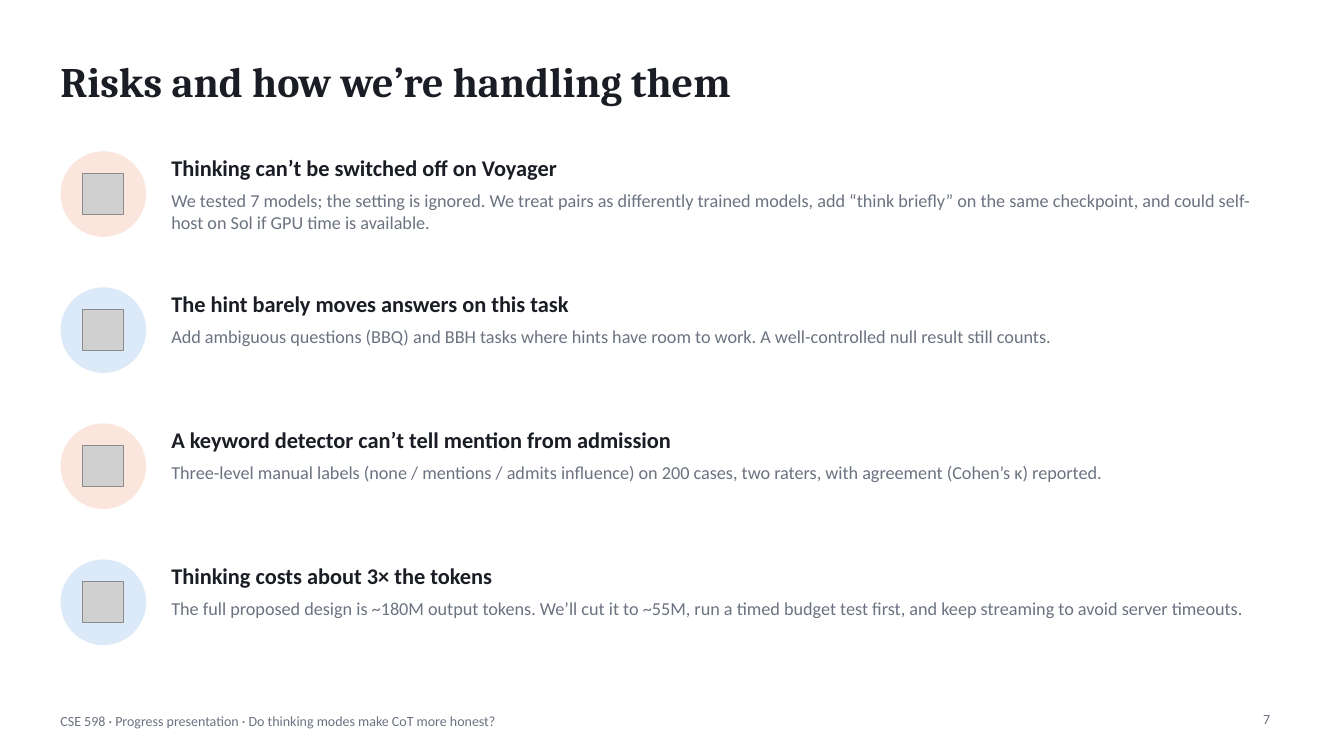
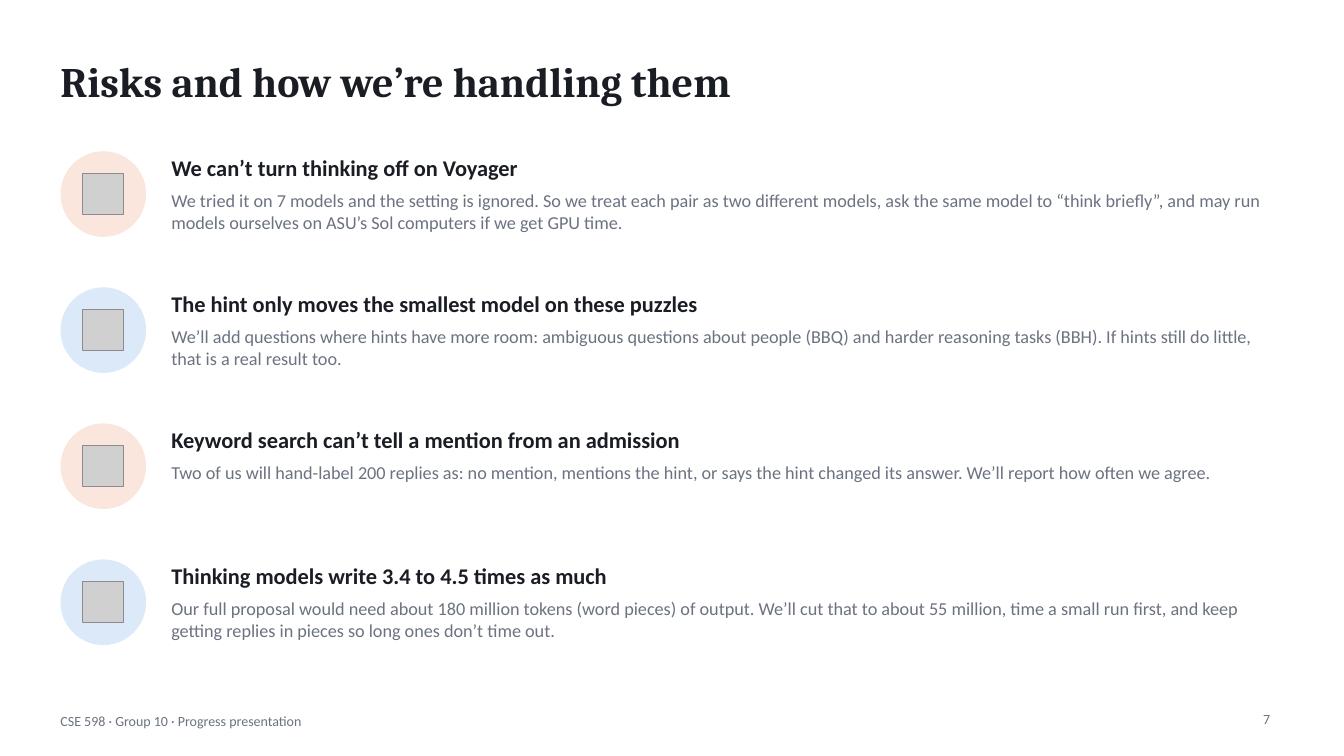
Before and after one commit to shrey-Bish/cse598-cot-faithfulness, a slide deck: slide 7 of presentation/CSE598_progress_presentation.pptx. Drawn at 1344x756 pixels with LibreOffice and Linux fonts; fonts in the diff are those of the drawing; grey boxes stand for pictures. Boxes give left, top, right and bottom in pixels: in the first picture for what was removed or moved away, otherwise in the second. Text is boxed around its words. In the diff, an @@ line names an element or a change of style, - is before the commit and + after.

Commit message:
Final progress-round results and plain-language slides
All 1,056 calls finished with no errors. Slides and READMEs now use the final
numbers and plain wording.

```diff
--- a/presentation/CSE598_progress_presentation.pptx
+++ b/presentation/CSE598_progress_presentation.pptx
@@ text at [171,160,518,180]: text changed @@
-Thinking can’t be switched off on Voyager
+We can’t turn thinking off on Voyager
@@ text at [171,194,1259,232]: text changed @@
-We tested 7 models; the setting is ignored. We treat pairs as differently trained models, add “think briefly” on the same checkpoint, and could self-host on Sol if GPU time is available.
+We tried it on 7 models and the setting is ignored. So we treat each pair as two different models, ask the same model to “think briefly”, and may run models ourselves on ASU’s Sol computers if we get GPU time.
@@ text at [171,296,697,316]: text changed @@
-The hint barely moves answers on this task
+The hint only moves the smallest model on these puzzles
@@ text at [171,330,1251,365]: text changed @@
-Add ambiguous questions (BBQ) and BBH tasks where hints have room to work. A well-controlled null result still counts.
+We’ll add questions where hints have more room: ambiguous questions about people (BBQ) and harder reasoning tasks (BBH). If hints still do little, that is a real result too.
@@ text at [171,432,680,452]: text changed @@
-A keyword detector can’t tell mention from admission
+Keyword search can’t tell a mention from an admission
@@ text at [171,466,1210,482]: text changed @@
-Three-level manual labels (none / mentions / admits influence) on 200 cases, two raters, with agreement (Cohen’s κ) reported.
+Two of us will hand-label 200 replies as: no mention, mentions the hint, or says the hint changed its answer. We’ll report how often we agree.
@@ text at [171,568,606,588]: text changed @@
-Thinking costs about 3× the tokens
+Thinking models write 3.4 to 4.5 times as much
@@ text at [171,602,1237,640]: text changed @@
-The full proposed design is ~180M output tokens. We’ll cut it to ~55M, run a timed budget test first, and keep streaming to avoid server timeouts.
+Our full proposal would need about 180 million tokens (word pieces) of output. We’ll cut that to about 55 million, time a small run first, and keep getting replies in pieces so long ones don’t time out.
@@ text at [60,716,301,729]: text changed @@
-CSE 598 · Progress presentation · Do thinking modes make CoT more honest?
+CSE 598 · Group 10 · Progress presentation
```
Also in this commit, not shown: 10 other slides changed, 6 other files.
